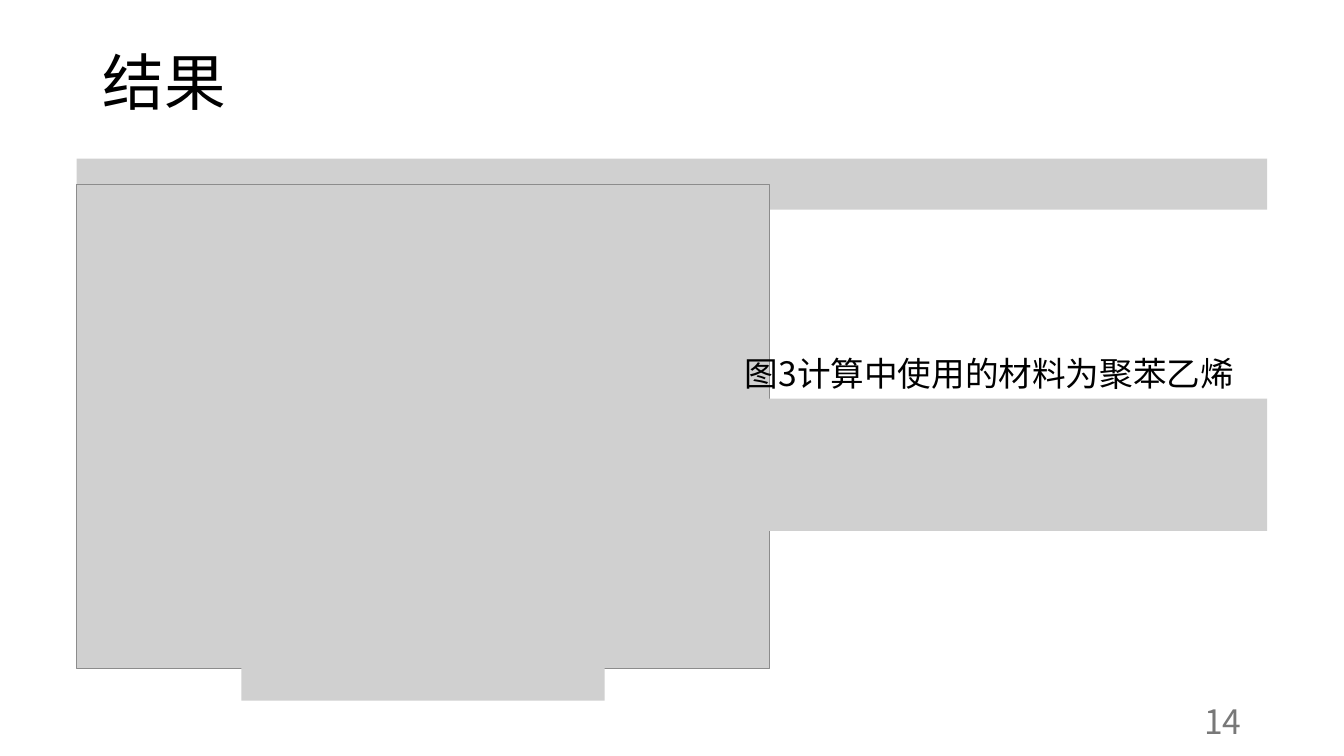
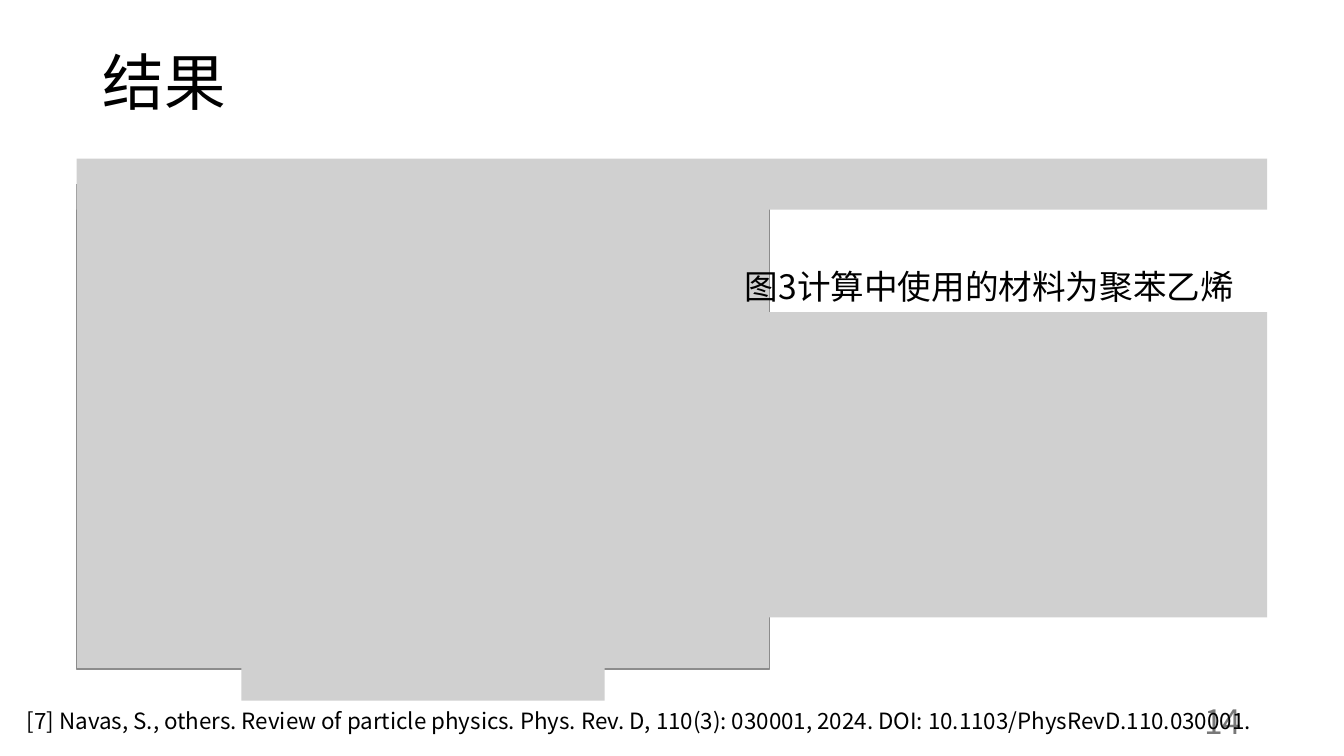
Before and after one commit to abwuge/capstoneProject, a slide deck: slide 14 of presentation/Stage：零磁场垂直入射线性重建.pptx. Drawn at 1344x756 pixels with LibreOffice and Linux fonts; fonts in the diff are those of the drawing; grey boxes stand for pictures. Boxes give left, top, right and bottom in pixels: in the first picture for what was removed or moved away, otherwise in the second. Text is boxed around its words. In the diff, an @@ line names an element or a change of style, - is before the commit and + after.

```diff
--- a/presentation/Stage：零磁场垂直入射线性重建.pptx
+++ b/presentation/Stage：零磁场垂直入射线性重建.pptx
@@ text "图3计算中使用的材料为聚苯乙烯": place and size @@
-text "图3计算中使用的材料为聚苯乙烯" at <box>745,351,1234,395</box>
+text "图3计算中使用的材料为聚苯乙烯" at <box>745,265,1234,309</box>
@@ picture added at <box>735,313,1267,486</box> @@
@@ picture: place and size @@
-picture at <box>735,398,1267,530</box>
+picture at <box>735,485,1267,617</box>
@@ text added at <box>27,709,1251,735</box>, 16 pt, text #000000 @@
+[7] Navas, S., others. Review of particle physics. Phys. Rev. D, 110(3): 030001, 2024. DOI: 10.1103/PhysRevD.110.030001.
```
Also in this commit, not shown: 4 other slides changed, 3 other files.
